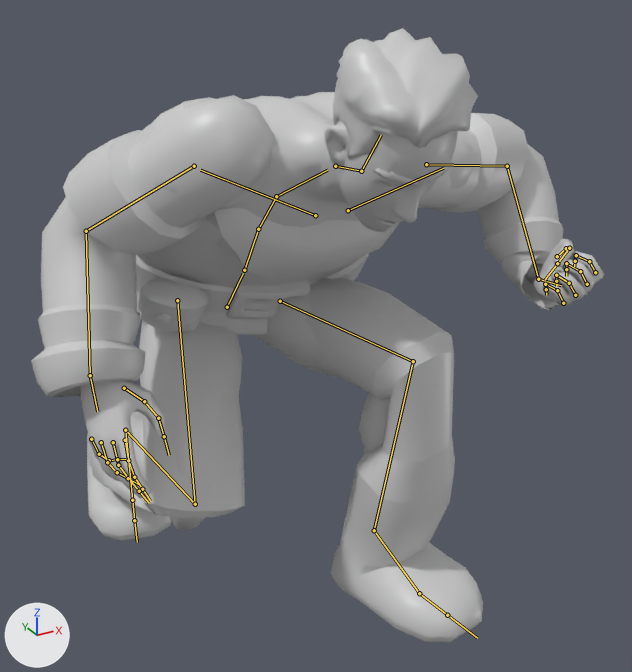
Before and after pictures for a commit that changed the glTF model assets/models/character/guardian_archer.glb.
One viewpoint serves both versions: a 50 mm camera at (-0.633, -1.324, 1.253) aimed at (0.121, 0.047, 0.568). The lights are fixed; the arrows at lower left show +X, +Y and +Z. The first picture is the older version. Both versions are drawn at frame 11 of the action 'BowCrouch'; the numbers are the values there. The bones that change, and the others that lie on the model, are drawn over the model as lines.

The first picture shows 'StoneArcher'.
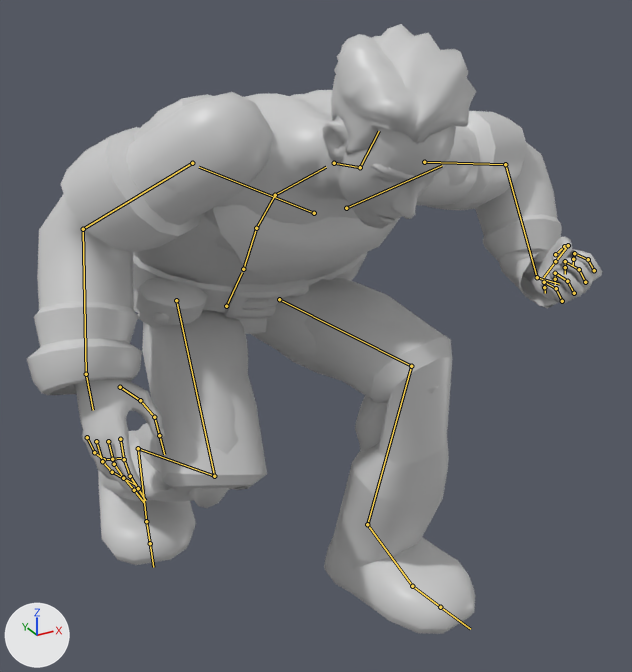
Changed parts and their boxes [x1, y1, x2, y2] in the pictures (632 x 672 px):
'StoneArcher', posed
    before: [31, 28, 604, 642]
    after: [27, 24, 602, 634]
bone 'pelvis', root to tip
    before: (227, 307) to (243, 273)
    after: (226, 306) to (242, 272)
bone 'spine_02', root to tip
    before: (258, 229) to (276, 196)
    after: (256, 228) to (275, 195)
bone 'thigh_l', root to tip
    before: (280, 301) to (413, 361)
    after: (279, 299) to (411, 366)
bone 'calf_l', root to tip
    before: (413, 361) to (374, 530)
    after: (411, 366) to (367, 524)
bone 'foot_l', root to tip
    before: (374, 530) to (419, 593)
    after: (367, 524) to (412, 586)
bone 'thigh_r', root to tip
    before: (177, 300) to (195, 504)
    after: (176, 300) to (214, 476)
bone 'calf_r', root to tip
    before: (195, 504) to (125, 430)
    after: (214, 476) to (138, 448)
bone 'foot_r', root to tip
    before: (125, 430) to (132, 500)
    after: (138, 448) to (146, 521)
bone 'ball_r', root to tip
    before: (132, 500) to (134, 520)
    after: (146, 521) to (150, 543)

The change in detail:
Bone 'pelvis' (bone_pelvis) moves from (0.037, -0.44, -0.123) to (0.036, -0.438, -0.123).
Bone 'pelvis' (bone_pelvis) turns from (19, -7, -8) to (19, -7, -7) degrees about its own x, y and z.
Bone 'spine_02' (bone_spine_02) turns from (29, 1, 8) to (29, 2, 7) degrees about its own x, y and z.
Bone 'thigh_l' (bone_thigh_l) turns from (-110, -17, -12) to (-108, -16, -12) degrees about its own x, y and z.
Bone 'calf_l' (bone_calf_l) turns from (101, -4, 0) to (103, -4, 0) degrees about its own x, y and z.
Bone 'foot_l' (bone_foot_l) turns from (-8, -3, 0) to (-12, -4, 0) degrees about its own x, y and z.
Bone 'thigh_r' (bone_thigh_r) turns from (-67, 3, 4) to (-82, 3, 3) degrees about its own x, y and z.
Bone 'calf_r' (bone_calf_r) turns from (122, -4, 0) to (125, -4, 0) degrees about its own x, y and z.
Bone 'foot_r' (bone_foot_r) turns from (-43, 8, -19) to (-35, 10, -16) degrees about its own x, y and z.
Bone 'ball_r' (bone_ball_r) turns from (30, 0, 0) to (27, 0, 0) degrees about its own x, y and z.
